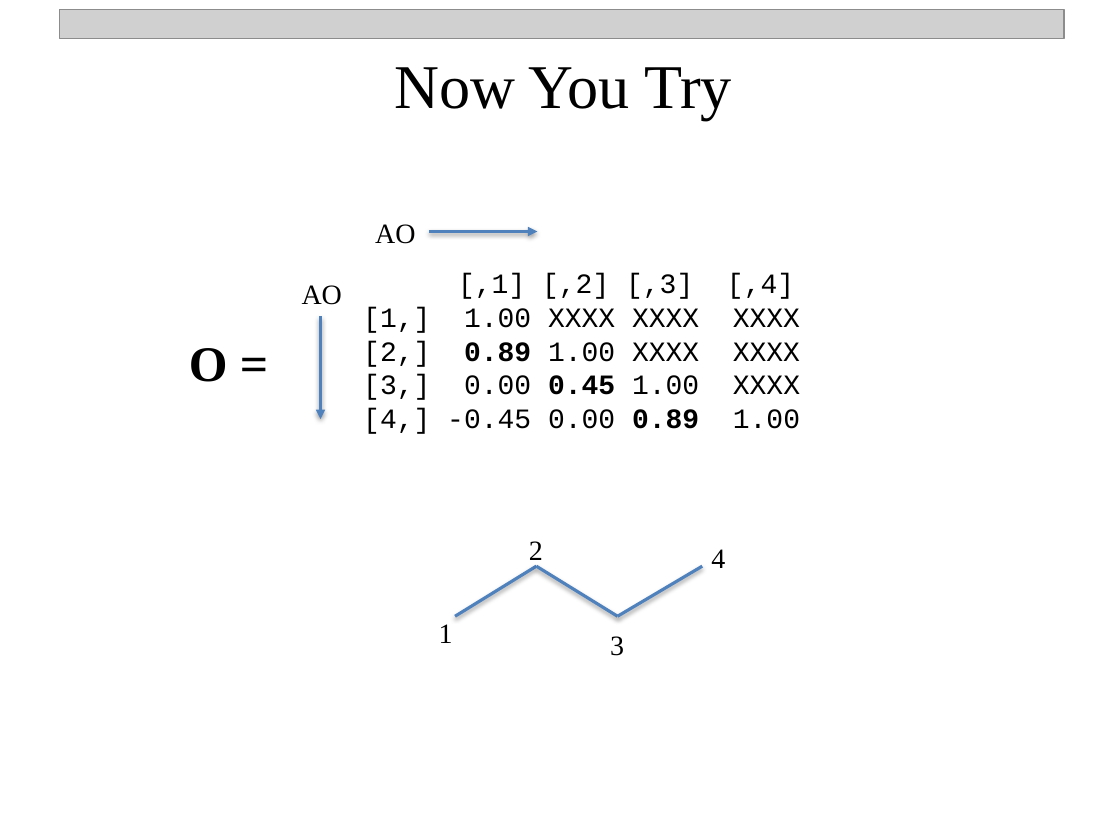
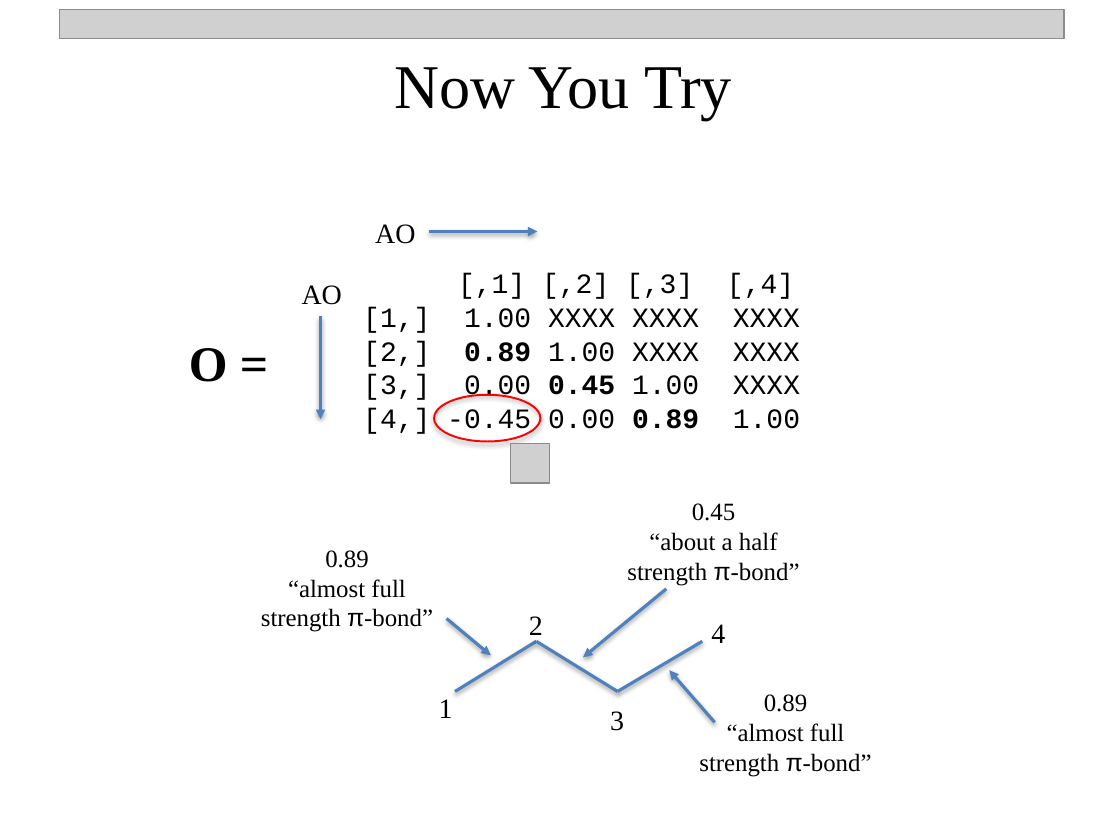
Before and after one commit to npetraco/CHE302, a slide deck: slide 36 of Notes/10_MO_Theory.pptx. Drawn at 1120x840 pixels with LibreOffice and Linux fonts; fonts in the diff are those of the drawing; grey boxes stand for pictures. Boxes give left, top, right and bottom in pixels: in the first picture for what was removed or moved away, otherwise in the second. Text is boxed around its words. In the diff, an @@ line names an element or a change of style, - is before the commit and + after.

```diff
--- a/Notes/10_MO_Theory.pptx
+++ b/Notes/10_MO_Theory.pptx
@@ ellipse added at [435, 394, 541, 441], outline #FF0000 1.25 pt @@
@@ picture added at [511, 444, 550, 483] @@
@@ text added at [627, 503, 800, 586], 16 pt, text #000000 @@
+0.45
+“about a half strength π-bond”
@@ text added at [261, 550, 433, 632], 16 pt, text #000000 @@
+0.89
+“almost full strength π-bond”
@@ arrow added from (666, 589) to (584, 657), #4F81BD 2 pt @@
@@ arrow added from (447, 618) to (491, 655), #4F81BD 2 pt @@
@@ 4 texts, 3 lines: place and size @@
-4 texts, 3 lines at [439, 541, 725, 656]
+4 texts, 3 lines at [439, 616, 725, 731]
@@ arrow added from (715, 722) to (670, 670), #4F81BD 2 pt @@
@@ text added at [699, 694, 872, 777], 16 pt, text #000000 @@
+0.89
+“almost full strength π-bond”
```
Also in this commit, not shown: 2 other slides changed.
